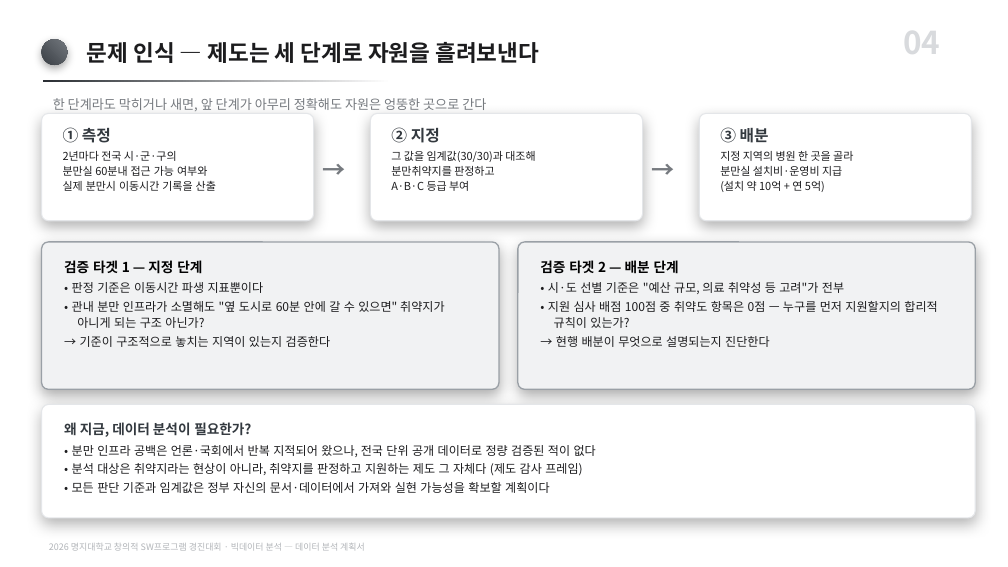
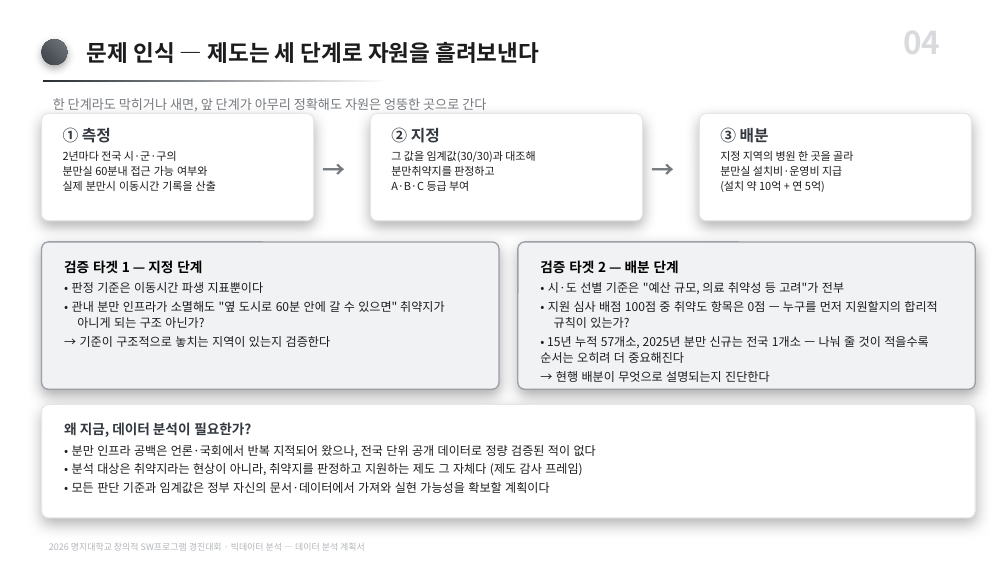
Before and after one commit to karvvan/maternity-care-policy-audit, a slide deck: slide 4 of 04_제출물/데이터분석_계획서.pptx. Drawn at 1008x567 pixels with LibreOffice and Linux fonts; fonts in the diff are those of the drawing. Boxes give left, top, right and bottom in pixels: in the first picture for what was removed or moved away, otherwise in the second. Text is boxed around its words. In the diff, an @@ line names an element or a change of style, - is before the commit and + after.

```diff
--- a/04_제출물/데이터분석_계획서.pptx
+++ b/04_제출물/데이터분석_계획서.pptx
@@ text at (540,336,928,363): paragraph added @@
+• 15년 누적 57개소, 2025년 분만 신규는 전국 1개소 — 나눠 줄 것이 적을수록 순서는 오히려 더 중요해진다
```
Also in this commit, not shown: 8 other slides changed, 3 other files.
